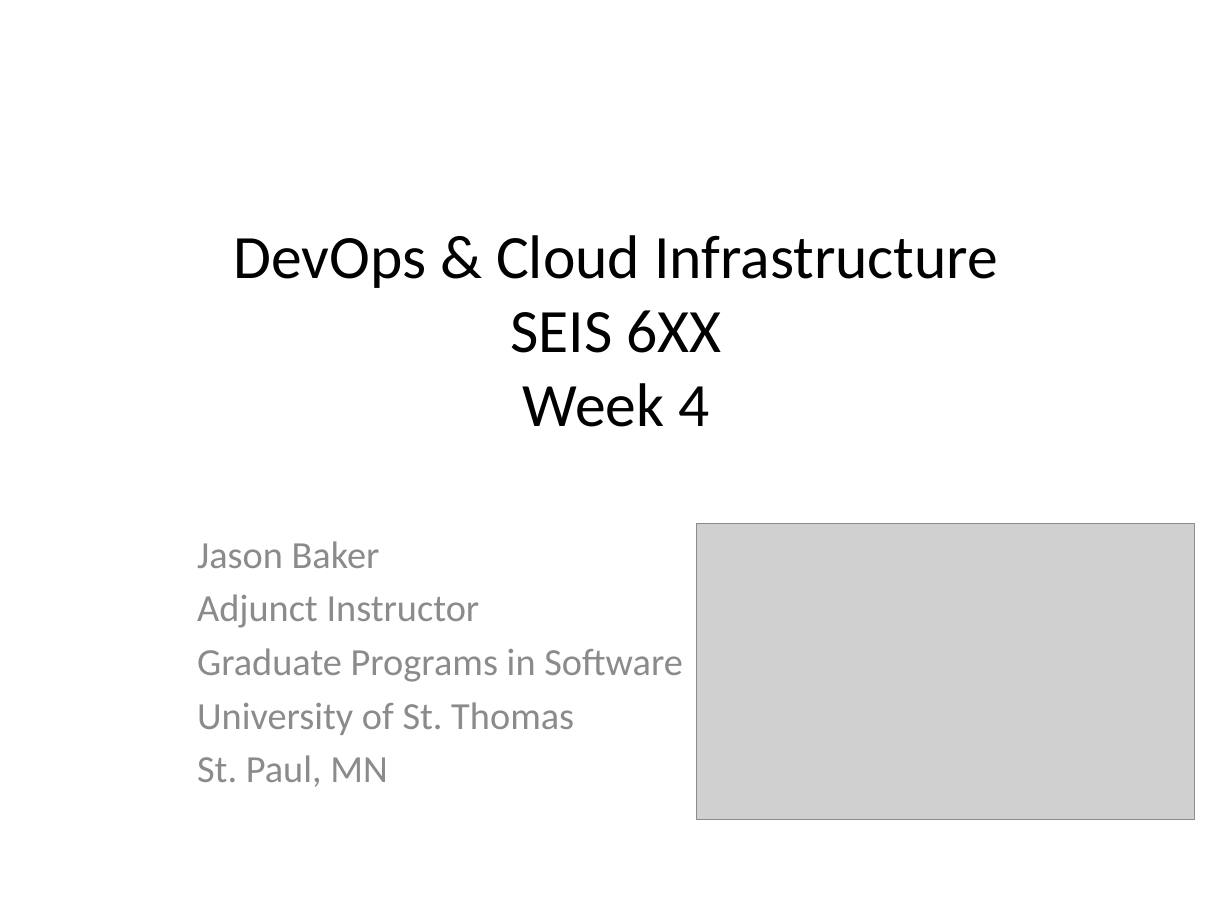
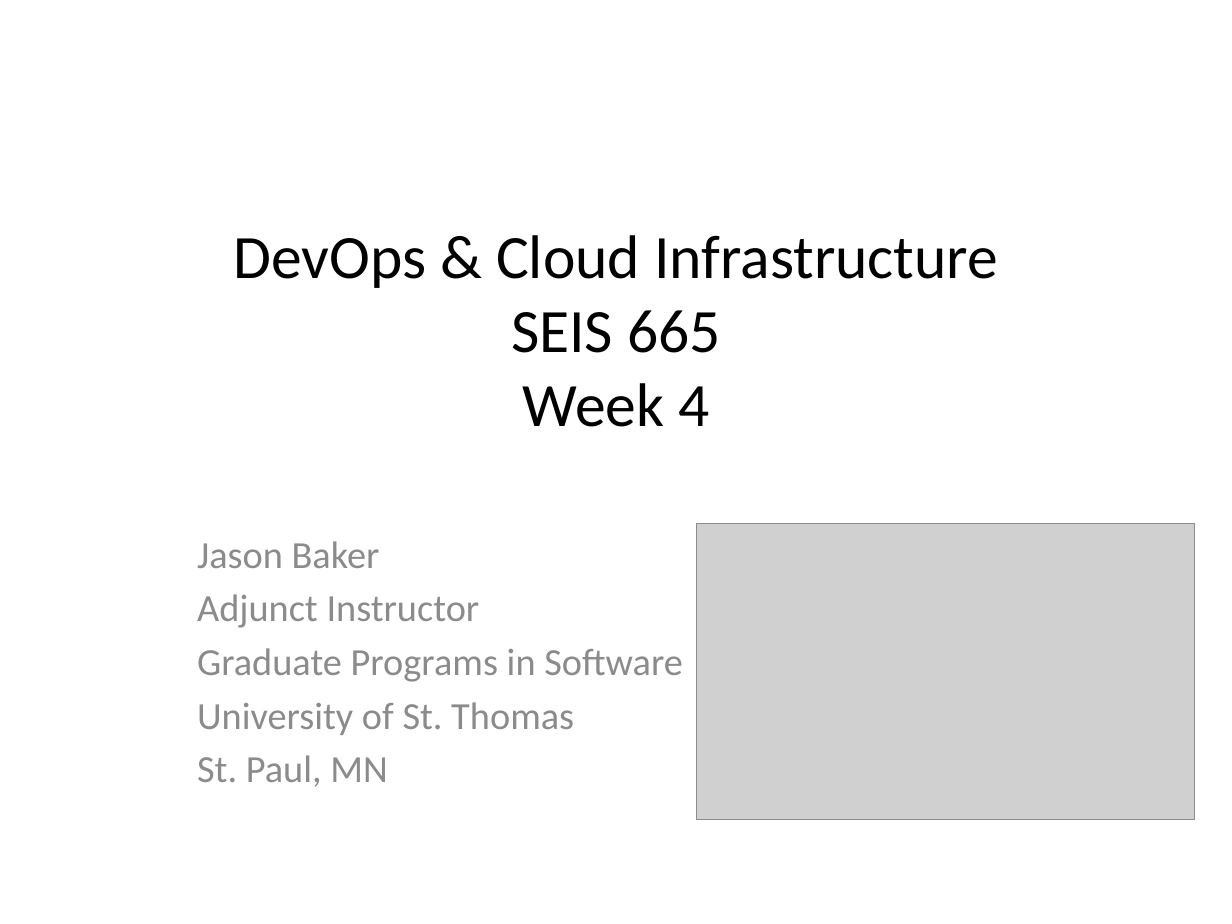
Before and after one commit to jasondbaker/infrastructure-class, a slide deck: slide 1 of infrastructure-week-4.pptx. Drawn at 1232x924 pixels with LibreOffice and Linux fonts; fonts in the diff are those of the drawing; grey boxes stand for pictures. Boxes give left, top, right and bottom in pixels: in the first picture for what was removed or moved away, otherwise in the second. Text is boxed around its words. In the diff, an @@ line names an element or a change of style, - is before the commit and + after.

```diff
--- a/infrastructure-week-4.pptx
+++ b/infrastructure-week-4.pptx
@@ title at [233,235,998,427]: text changed @@
-DevOps & Cloud Infrastructure
-SEIS 6XX
-Week 4
+DevOps & Cloud Infrastructure
+SEIS 665
+Week 4
```
Also in this commit, not shown: 4 other slides changed, 1 slide removed, 8 other files.
